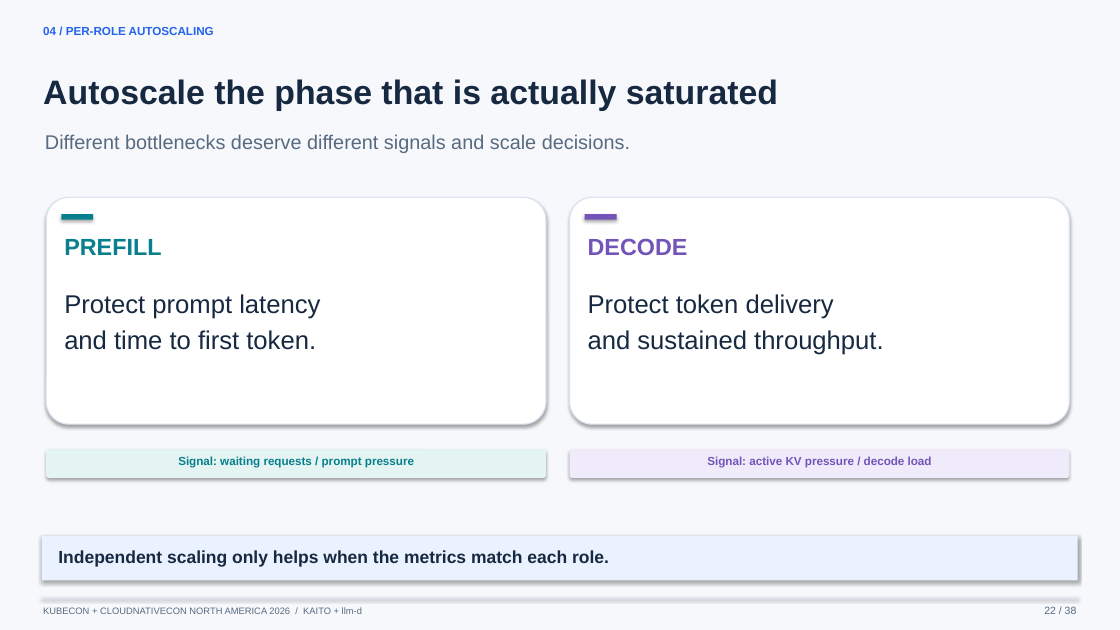
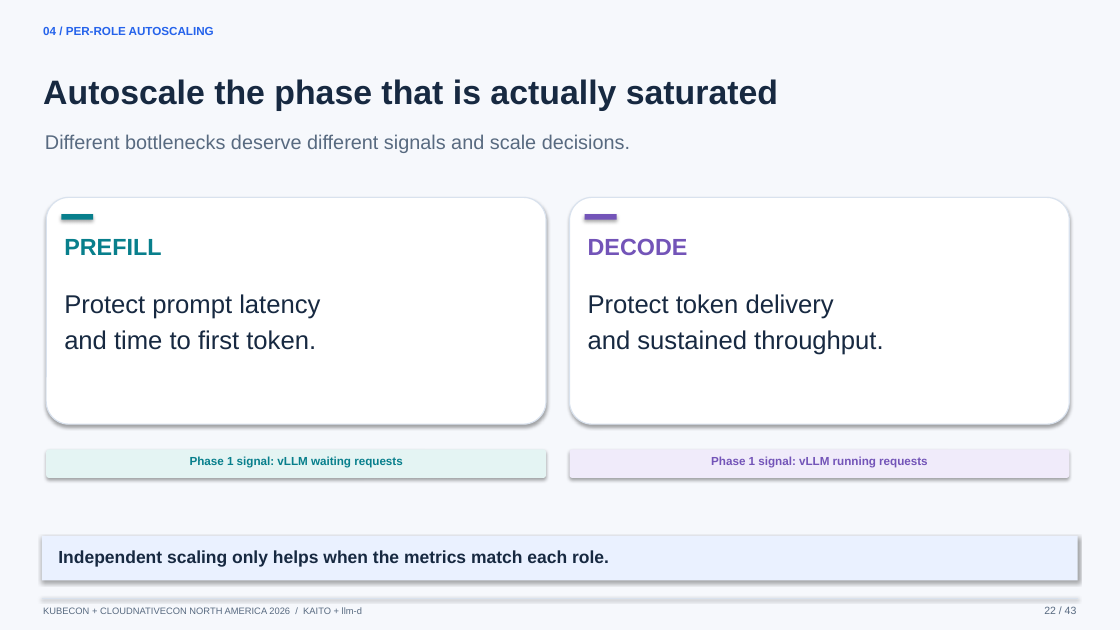
Before and after one commit to andyzhangx/demo, a slide deck: slide 22 of llm/kubecon-na-2026-pd-disaggregation.pptx. Drawn at 1120x630 pixels with LibreOffice and Linux fonts; fonts in the diff are those of the drawing. Boxes give left, top, right and bottom in pixels: in the first picture for what was removed or moved away, otherwise in the second. Text is boxed around its words. In the diff, an @@ line names an element or a change of style, - is before the commit and + after.

Commit message:
slides: explain phased role-aware P/D autoscaling

```diff
--- a/llm/kubecon-na-2026-pd-disaggregation.pptx
+++ b/llm/kubecon-na-2026-pd-disaggregation.pptx
@@ text at (190, 456, 402, 468): text changed @@
-Signal: waiting requests / prompt pressure
+Phase 1 signal: vLLM waiting requests
@@ text at (711, 456, 928, 468): text changed @@
-Signal: active KV pressure / decode load
+Phase 1 signal: vLLM running requests
@@ text at (1044, 606, 1077, 614): text changed @@
-22 / 38
+22 / 43
```
Also in this commit, not shown: 37 other slides changed, 5 slides added, 3 other files.
